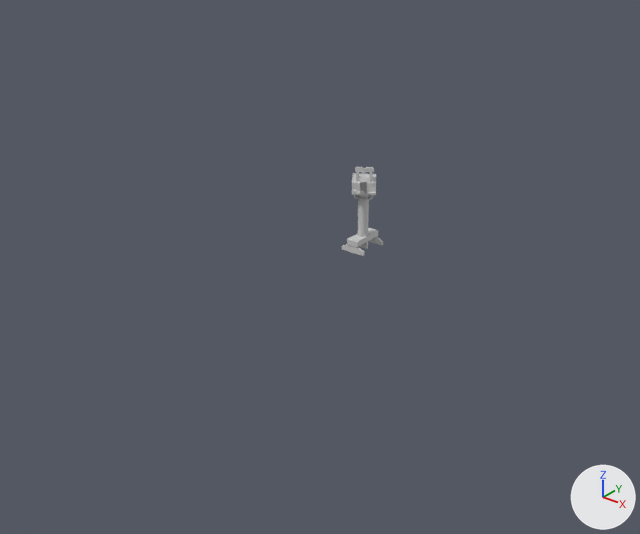
The FBX model Skyrates/Assets/Resources/Meshes/Fort/fort_slipway_crane.FBX as it was, and as the next commit left it.
Before and after are seen from a 50 mm lens placed at (155.0, -223.0, 125.0), pointed at (-8.0, -19.0, -2.0). The axes (+X, +Y, +Z) are drawn at lower right. The lights are the same throughout. Where no turn or scale is listed for an object, it has been applied to the vertices.

The scene before the commit, as lines of its bpy script (objects in view):
```python
me_mesh = bpy.data.meshes.new('Mesh')
me_mesh.from_pydata(...)  # 986 vertices, 836 faces; spans x -11.2..11.2, y -22.6..6.6, z 0.0..34.5
me_mesh.materials.append(mat_01___default)  # light grey #cacaca
ob_tunnel_slipway_crane = bpy.data.objects.new('Tunnel_Slipway_Crane', me_mesh)
ob_tunnel_slipway_crane.location = (0.0, 0.0, 0.0)
```
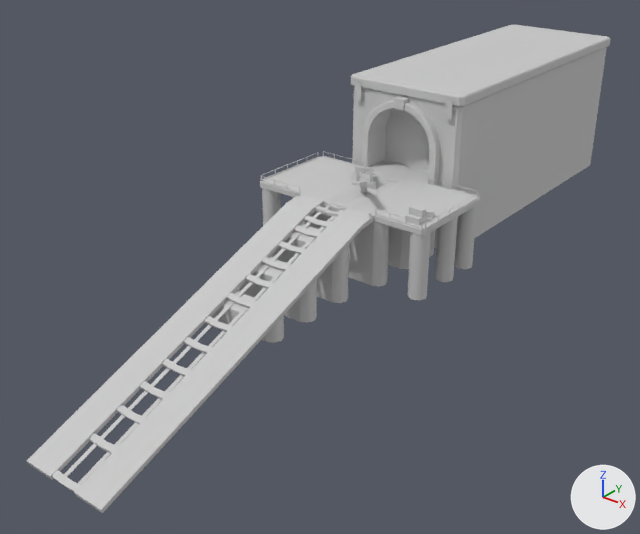
Where the newer file only moved an object's origin or applied its transform, the numbers keep the older frame.

What the commit changed:
Material '01 - Default1' (mat_01___default1) is new.
Its base color is (0.588, 0.588, 0.588) (light grey #cacaca).
Its roughness is 0.859.
Mesh me_mesh_001 is new.
It has 1592 vertices, 1121 faces and spans x -32.0..32.0, y -129.0..129.0, z -17.0..53.0.
It uses material mat_01___default1 (light grey #cacaca).
Object 'Tunnel_Slipway' (ob_tunnel_slipway) is new; it shows me_mesh_001.
Its location is (0.0, 0.0, 0.0).

Where the change shows, as pixel boxes [x1, y1, x2, y2] in the pictures (640 x 534 px):
'Tunnel_Slipway', added
    after: [26, 25, 610, 513]
'Tunnel_Slipway_Crane', unchanged, covered by the edit
    before: [342, 167, 383, 256]
    after: [352, 167, 376, 195]
